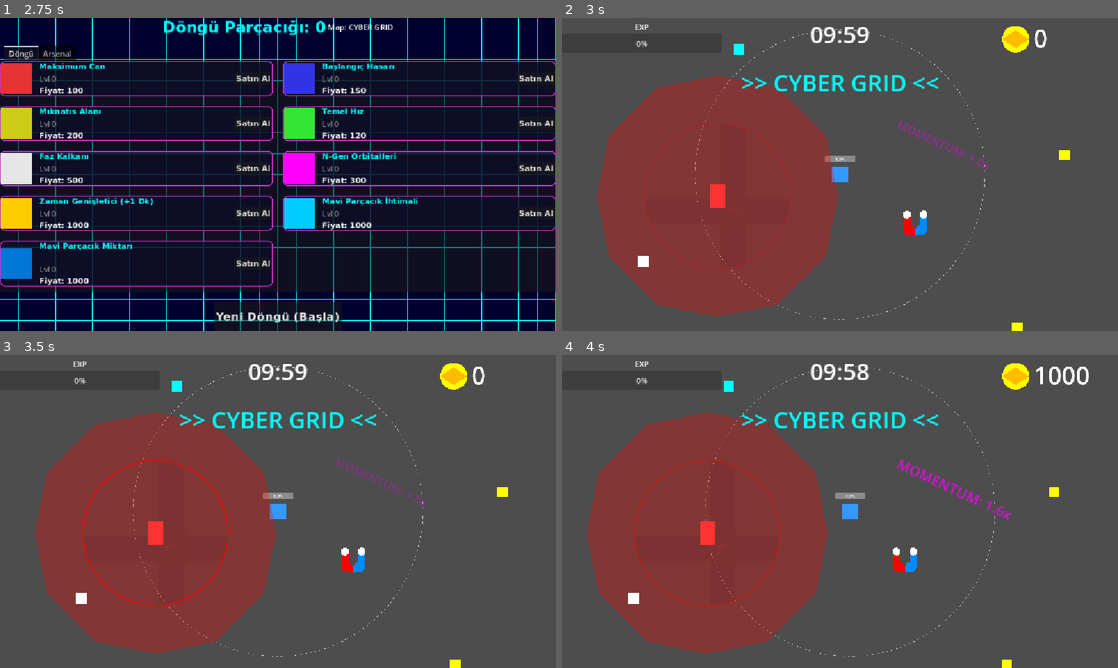
Above: before the commit, frames 1-4 (two rows, left to right).
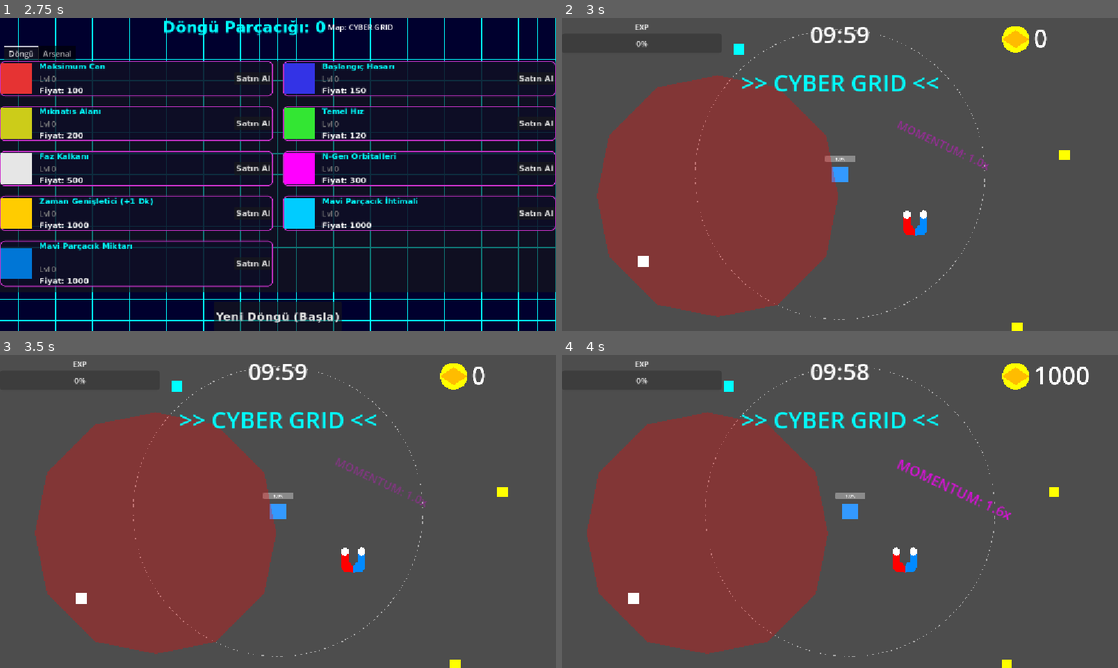
Above: after the commit, the same moments.

Repository: MusTea200/AFKMonsters
Game: Godot game, scene res://MainMenu.tscn
Same seed, same stepped clock (60 frames per second), same inputs: the game is played once before the commit and once after it. The engine's default icon, where the game draws it, is replaced by a stand-in: a white triangle on a blue panel in a dark square.
Inputs (mouse positions are in pixels of both pictures, inside the frame that each line leads up to):
- Up to frame 1 (2.75 s): click "Play" at 0.5 s; click "Play" at 1.25 s; click "CYBER GRID" at 2 s
- Up to frame 2 (3 s): click "Yeni Döngü (Başla)" at 2.75 s
- Up to frame 3 (3.5 s): no input
- Up to frame 4 (4 s): tap Enter at 3.5 s; move the mouse to (962, 495) at 3.52 s; hold Right (ui_right) from 3.53 s (still down); tap 1 at 3.6 s; click (962, 495) at 3.67 s; tap Space at 3.77 s

Frame 1 is identical in both runs. In frame 2, 0.5% of the frame differs, in the area x 14-42%, y 33-81%; in frame 3, 0.5%; in frame 4, 0.5%.
Error after the commit: Attempt to call function 'hide' in base 'null instance' on a null instance. (res://Redzone.gd:26)

Commit message:
fix(redzone, vending): Refactor to use @onready and clean visual dependencies
Co-authored-by: MusTea200 <172600404+MusTea200@users.noreply.github.com>

Diff:
--- a/godot_project/Redzone.gd
+++ b/godot_project/Redzone.gd
@@ -9,75 +9,26 @@
 var capture_time: float = 0.0
 var capture_target: float = 10.0
 var defense_time: float = 10.0
-var vending_machine: Node2D
-var progress_bar: ProgressBar
-var countdown_label: Label
 var last_spawn_percent: float = 0.0
 var is_used: bool = false
-
-
 var original_speed: float = 0.0
 var original_regen: float = 0.0
 
-var visual: Polygon2D
+@onready var visual = $ZoneVisual
+@onready var progress_bar = $ProgressBar
+@onready var countdown_label = $CountdownLabel
+@onready var vending_machine = $VendingMachine
+
 
 func _ready() -> void:
 	add_to_group("redzones")
 
-	# Circular neon visuals using custom drawing
-	var poly = Polygon2D.new()
-	var points = PackedVector2Array()
-	var radius = 300.0
-	for i in range(64):
-		var angle = (i / 64.0) * TAU
-		points.append(Vector2(cos(angle), sin(angle)) * radius)
-	poly.polygon = points
-	poly.color = Color(1.0, 0.0, 0.0, 0.2)
-
-	# Create a visual node to override _draw
-	var visual_node = Control.new()
-	visual_node.name = "Visual"
-	visual_node.set_script(load("res://RedzoneVisual.gd"))
-	visual_node.set("radius", radius)
-
-	add_child(poly)
-	add_child(visual_node)
-	self.visual = poly # keep reference
-	visual.texture = load("res://icon.svg")
-	visual.modulate = Color(1.0, 0.0, 0.0, 0.3)
-
-
-
-	progress_bar = ProgressBar.new()
-	progress_bar.max_value = 100.0
-	progress_bar.custom_minimum_size = Vector2(200, 20)
-	progress_bar.position = Vector2(-100, -350)
 	progress_bar.hide()
-
-	# To make progress bar look cyberpunk
-	var sb = StyleBoxFlat.new()
-	sb.bg_color = Color(0.2, 0.2, 0.2, 0.8)
-	var sbf = StyleBoxFlat.new()
-	sbf.bg_color = Color(1.0, 0.0, 0.0)
-	progress_bar.add_theme_stylebox_override("background", sb)
-	progress_bar.add_theme_stylebox_override("fill", sbf)
-	add_child(progress_bar)
-
-	countdown_label = Label.new()
-	countdown_label.add_theme_font_size_override("font_size", 64)
-	countdown_label.set_anchors_preset(Control.PRESET_CENTER)
-	countdown_label.position = Vector2(-50, -100) # Local center rough
 	countdown_label.hide()
-	add_child(countdown_label)
-
-	area_entered.connect(_on_area_entered)
-
-	# Vending Machine Ekle
-	var vending = load("res://VendingMachine.tscn").instantiate()
-	vending.position = Vector2.ZERO # Sahne agaci altinda 0,0 a koy
-	call_deferred("add_child", vending)
-	vending_machine = vending
-	area_exited.connect(_on_area_exited)
+	visual.color = Color("ff00004d")
+
+	body_entered.connect(_on_body_entered)
+	body_exited.connect(_on_body_exited)
 
 func _process(delta: float) -> void:
 	if is_used: return
@@ -99,7 +50,7 @@
 			_trigger_emp()
 
 			# Mutlak Matrix Renk Dönüşümleri
-			visual.color = Color("#00ff004d")
+			visual.color = Color("00ff004d")
 			if is_instance_valid(vending_machine):
 				vending_machine.activate_green()
 			is_used = true
@@ -133,27 +84,18 @@
 		visual.modulate.a = max(0.3, visual.modulate.a - delta * 0.2)
 		inside_time = max(0.0, inside_time - delta * 2.0)
 
-func _on_area_entered(area: Area2D) -> void:
-	if area.name == "Player" or (area.get_parent() and area.get_parent().name == "Player"):
-		var p = area if area.name == "Player" else area.get_parent()
-		if p.has_method("get"):
-			if "active_redzone_count" in p:
-				p.active_redzone_count += 1
-	if area is Enemy: return
-	if area.name == "Player" or area.get_parent().name == "Player":
-		player = area if area.name == "Player" else area.get_parent()
-
-func _on_area_exited(area: Area2D) -> void:
-	if area.name == "Player" or (area.get_parent() and area.get_parent().name == "Player"):
-		var p = area if area.name == "Player" else area.get_parent()
-		if p.has_method("get"):
-			if "active_redzone_count" in p:
-				p.active_redzone_count -= 1
-				if p.active_redzone_count < 0: p.active_redzone_count = 0
-	if area is Enemy: return
-	if area.name == "Player" or area.get_parent().name == "Player":
+func _on_body_entered(body: Node2D) -> void:
+	if body.name == "Player":
+		player = body
+		if body.has_method("get") and "active_redzone_count" in body:
+			body.active_redzone_count += 1
+
+func _on_body_exited(body: Node2D) -> void:
+	if body.name == "Player":
 		player = null
-		# Çıkınca sürenin 1/3'ü kadar debuff devam eder
+		if body.has_method("get") and "active_redzone_count" in body:
+			body.active_redzone_count -= 1
+			if body.active_redzone_count < 0: body.active_redzone_count = 0
 		debuff_timer = inside_time / 3.0
 
 func _apply_debuff() -> void:
@@ -203,7 +145,7 @@
 	for enemy in enemies:
 		if is_instance_valid(enemy) and global_position.distance_to(enemy.global_position) < 1500.0:
 			if enemy.has_method("_take_damage"): enemy._take_damage(99999.0)
-	queue_free()
+
 func _remove_debuff() -> void:
 	var p = get_tree().current_scene.find_child("Player", true, false)
 	if is_instance_valid(p) and p.get("active_redzone_count") != null and p.active_redzone_count > 0:
--- a/godot_project/VendingMachine.gd
+++ b/godot_project/VendingMachine.gd
@@ -6,10 +6,9 @@
 var interact_cooldown: float = 0.0
 
 func _ready() -> void:
-
 	visual = $Visual
 	audio = $AudioStreamPlayer2D
-
+	visual.color = Color("ff3333")
 
 	var timer = Timer.new()
 	timer.wait_time = 2.0
@@ -30,7 +29,7 @@
 
 func set_captured() -> void:
 	is_captured = true
-	visual.color = Color("#00ff33")
+	visual.color = Color("00ff33")
 
 func _on_body_entered(body: Node2D) -> void:
 	if not is_captured:
@@ -49,9 +48,9 @@
 
 	gacha.tree_exited.connect(func():
 		is_captured = false
-		visual.color = Color("#7c7c7c")
+		visual.color = Color("7c7c7c")
 	)
 
 func activate_green() -> void:
 	is_captured = true
-	visual.color = Color("#00ff33")
+	visual.color = Color("00ff33")
Not shown, changed: godot_project/MEMORY.md
